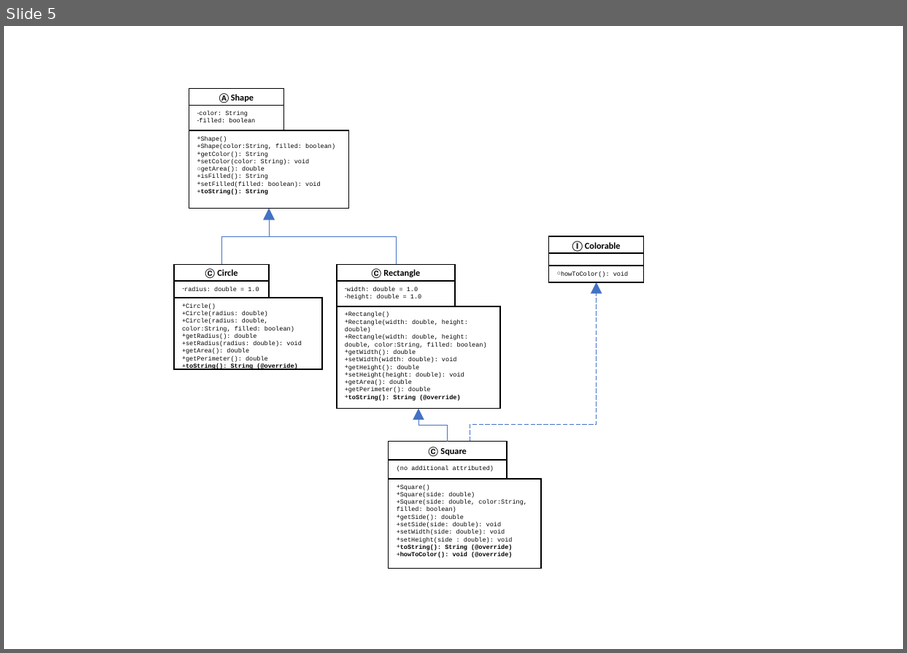
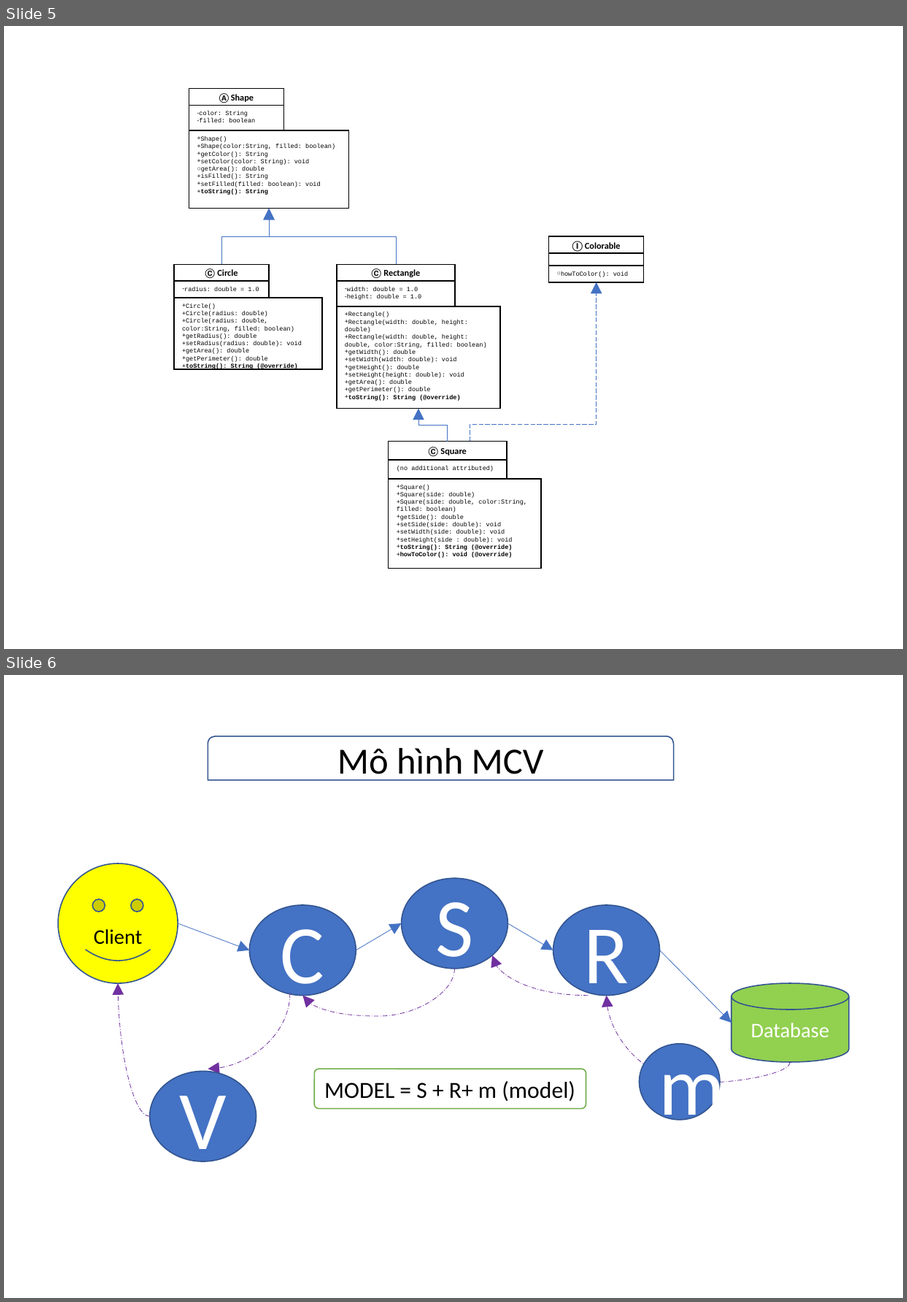
Before and after one commit to thanhviet05x1d/c0523g1_nguyen_thanh_viet_module2, a slide deck: src/ss04_lop_doi_tuong_java/ve UML.pptx. Shown one above the other, each under a label of ours: slide 5 before the commit, slides 5 and 6 after it. The pictures are 907x653 and 907x1302 pixels, drawn with LibreOffice and Linux fonts; fonts in the diff are those of the drawing. Boxes give left, top, right and bottom in pixels: in the first picture for what was removed or moved away, otherwise in the second. Text is boxed around its words. In the diff, an @@ line names an element or a change of style, - is before the commit and + after.

```diff
--- a/src/ss04_lop_doi_tuong_java/ve UML.pptx
+++ b/src/ss04_lop_doi_tuong_java/ve UML.pptx
@@ slide 6 added at (4, 675, 903, 1298), background #FFFFFF @@
@@ round same rect added at (208, 736, 674, 780), outline #325491 1 pt, 32 pt, text #000000 @@
+Mô hình MCV
@@ smiley face added at (58, 863, 178, 983), fill #FFFF00, outline #325491 1 pt, 18 pt, text #000000 @@
+Client
@@ ellipse added at (402, 879, 508, 969), fill #4472C4, outline #325491 1 pt, 72 pt, text #FFFFFF @@
+S
@@ ellipse added at (250, 905, 356, 995), fill #4472C4, outline #325491 1 pt, 72 pt, text #FFFFFF @@
+C
@@ ellipse added at (554, 905, 660, 995), fill #4472C4, outline #325491 1 pt, 72 pt, text #FFFFFF @@
+R
@@ arrow added from (178, 923) to (250, 950), #4472C4 0.5 pt @@
@@ arrow added from (356, 950) to (402, 923), #4472C4 0.5 pt @@
@@ arrow added from (508, 923) to (554, 950), #4472C4 0.5 pt @@
@@ curved arrow added from (589, 995) to (492, 955), #7030A0 0.5 pt dashed @@
@@ arrow added from (660, 950) to (733, 1023), #4472C4 0.5 pt @@
@@ curved arrow added from (455, 968) to (303, 995), #7030A0 0.5 pt dashed @@
@@ curved arrow added from (150, 1116) to (118, 983), #7030A0 0.5 pt dashed @@
@@ curved arrow added from (290, 993) to (208, 1068), #7030A0 0.5 pt dashed @@
@@ curved arrow added from (790, 1062) to (607, 995), #7030A0 0.5 pt dashed @@
@@ cylinder added at (733, 983, 850, 1062), fill #92D050, outline #325491 1 pt, 18 pt, text #FFFFFF @@
+Database
@@ ellipse added at (639, 1044, 720, 1120), fill #4472C4, outline #325491 1 pt, 72 pt, text #FFFFFF @@
+m
@@ rounded rectangle added at (314, 1068, 586, 1109), fill #FFFFFF, outline #70AD47 1 pt, 20 pt, text #000000 @@
+MODEL = S + R+ m (model)
@@ ellipse added at (150, 1071, 257, 1162), fill #4472C4, outline #325491 1 pt, 72 pt, text #FFFFFF @@
+V
```
Also in this commit, not shown: 1 other slide added, 12 other files.
